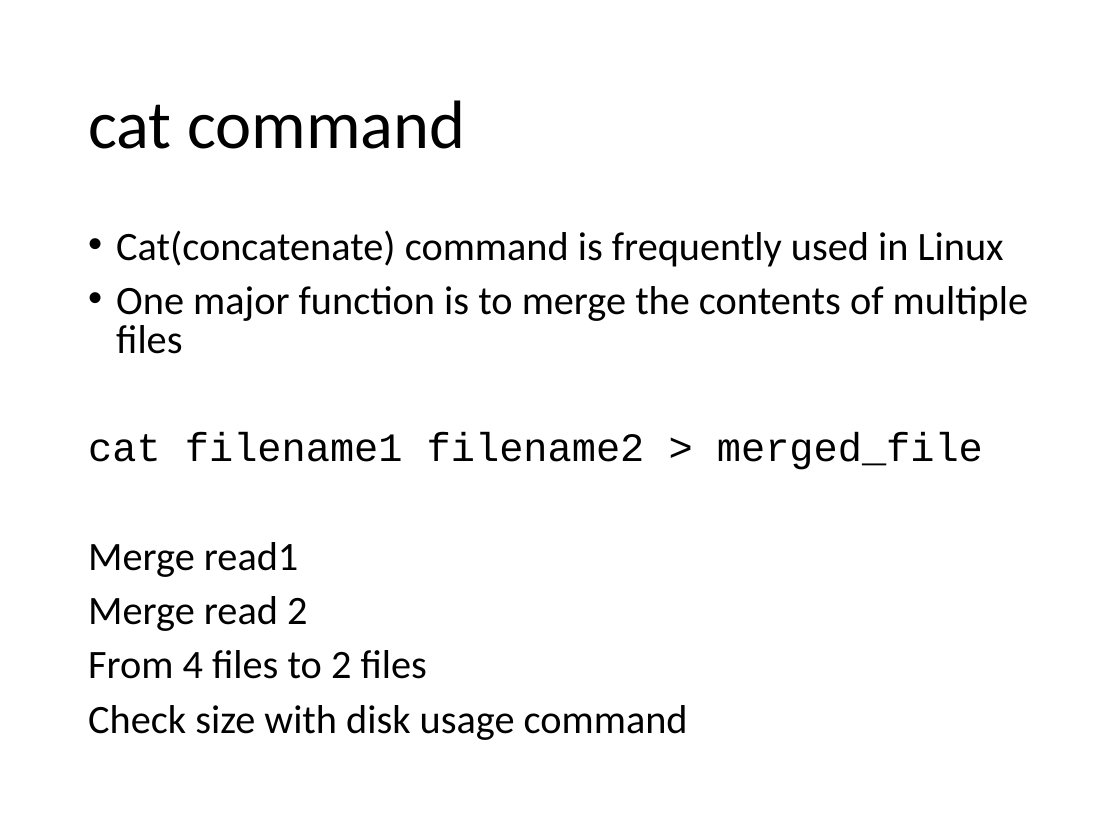
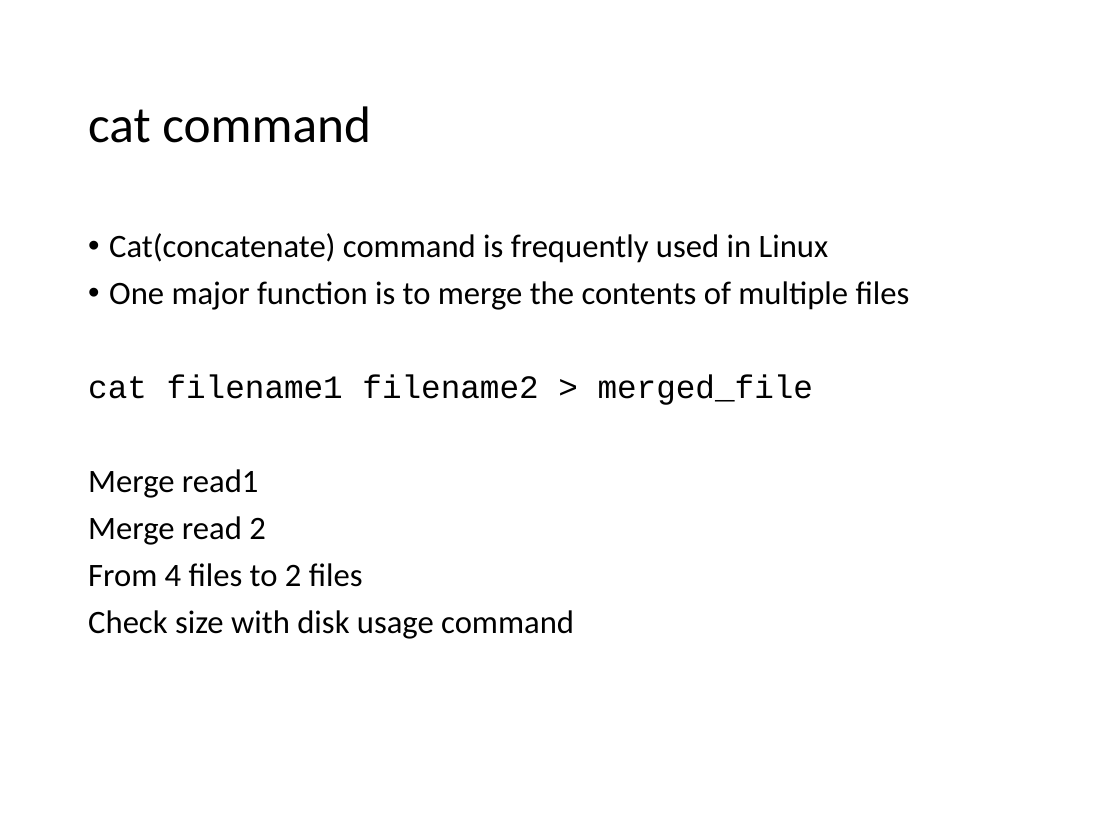
Before and after one commit to PRodriguez19/Intro-to-rnaseq, a slide deck: slide 21 of lectures/Lecture5-MMG232.pptx (slide 7 before the commit). Drawn at 1120x840 pixels with LibreOffice and Linux fonts; fonts in the diff are those of the drawing. Boxes give left, top, right and bottom in pixels: in the first picture for what was removed or moved away, otherwise in the second. Text is boxed around its words. In the diff, an @@ line names an element or a change of style, - is before the commit and + after.

```diff
--- a/lectures/Lecture5-MMG232.pptx
+++ b/lectures/Lecture5-MMG232.pptx
@@ title "cat command" at (88, 106, 371, 143): size 44 to 33 pt @@
@@ text "Cat(concatenate) command is frequently used ..." at (88, 233, 910, 639): size 25.9 to 21 pt; indent changed; line spacing 0.8 to 0.9; less space between paragraphs @@
```
Also in this commit, not shown: 11 other slides changed, 14 slides added, 2 other files.
